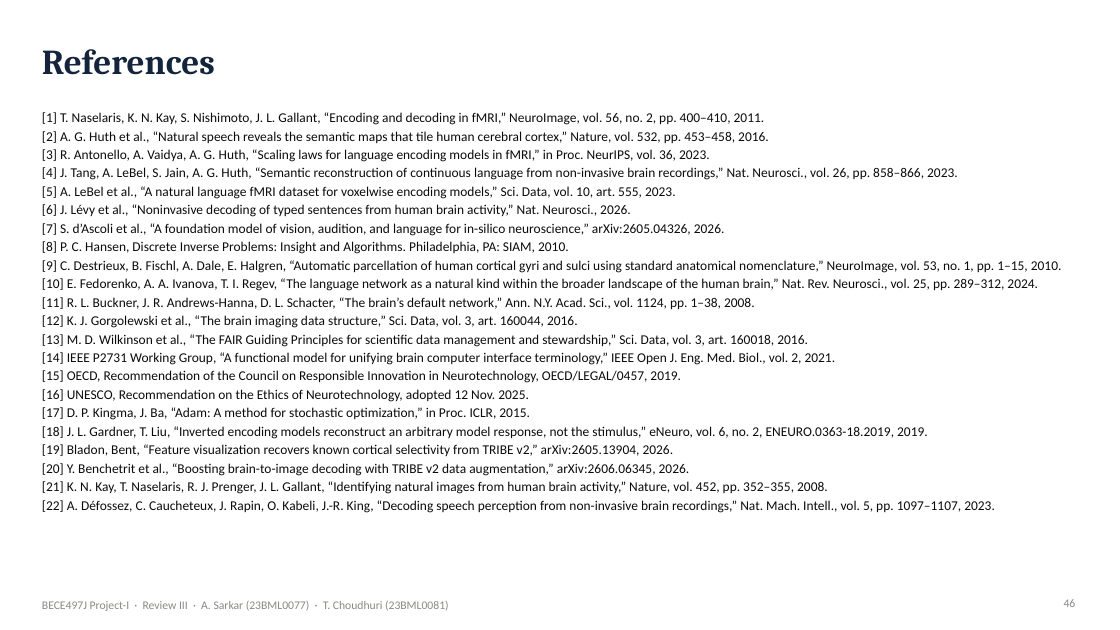
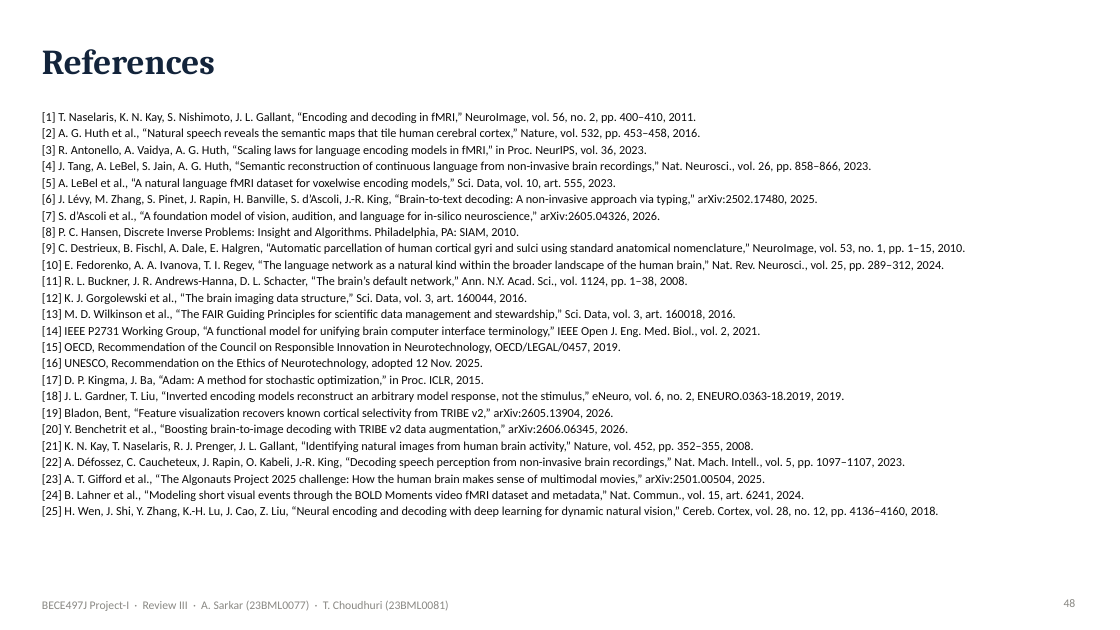
Before and after one commit to Ivxn404/semantic-decoding-tribe-inversion, a slide deck: slide 48 of deck/Review3_Sarkar_Choudhuri.pptx (slide 46 before the commit). Drawn at 1120x630 pixels with LibreOffice and Linux fonts; fonts in the diff are those of the drawing. Boxes give left, top, right and bottom in pixels: in the first picture for what was removed or moved away, otherwise in the second. Text is boxed around its words. In the diff, an @@ line names an element or a change of style, - is before the commit and + after.

Commit message:
Add final report and A3 poster; add TRIBE v2 training data and fMRI-vs-EEG slides to Review III

```diff
--- a/deck/Review3_Sarkar_Choudhuri.pptx
+++ b/deck/Review3_Sarkar_Choudhuri.pptx
@@ text at bbox=[42, 112, 966, 468]: size 11.5 to 10.5 pt in "[1] T. Naselaris, K. N. Kay, S. ...", "[2] A. G. Huth et al., “Natural ...", "[3] R. Antonello, A. Vaidya, A. G. ...", "[4] J. Tang, A. LeBel, S. Jain, ..." and 17 more places @@
@@ text at bbox=[42, 194, 818, 205]: text changed; size 11.5 to 10.5 pt @@
-[6] J. Lévy et al., “Noninvasive decoding of typed sentences from human brain activity,” Nat. Neurosci., 2026.
+[6] J. Lévy, M. Zhang, S. Pinet, J. Rapin, H. Banville, S. d’Ascoli, J.-R. King, “Brain-to-text decoding: A non-invasive approach via typing,” arXiv:2502.17480, 2025.
@@ text at bbox=[42, 474, 939, 517]: paragraphs added @@
+[23] A. T. Gifford et al., “The Algonauts Project 2025 challenge: How the human brain makes sense of multimodal movies,” arXiv:2501.00504, 2025.
+[24] B. Lahner et al., “Modeling short visual events through the BOLD Moments video fMRI dataset and metadata,” Nat. Commun., vol. 15, art. 6241, 2024.
+[25] H. Wen, J. Shi, Y. Zhang, K.-H. Lu, J. Cao, Z. Liu, “Neural encoding and decoding with deep learning for dynamic natural vision,” Cereb. Cortex, vol. 28, no. 12, pp. 4136–4160, 2018.
```
Also in this commit, not shown: 1 other slide changed, 2 slides added, 18 other files.
